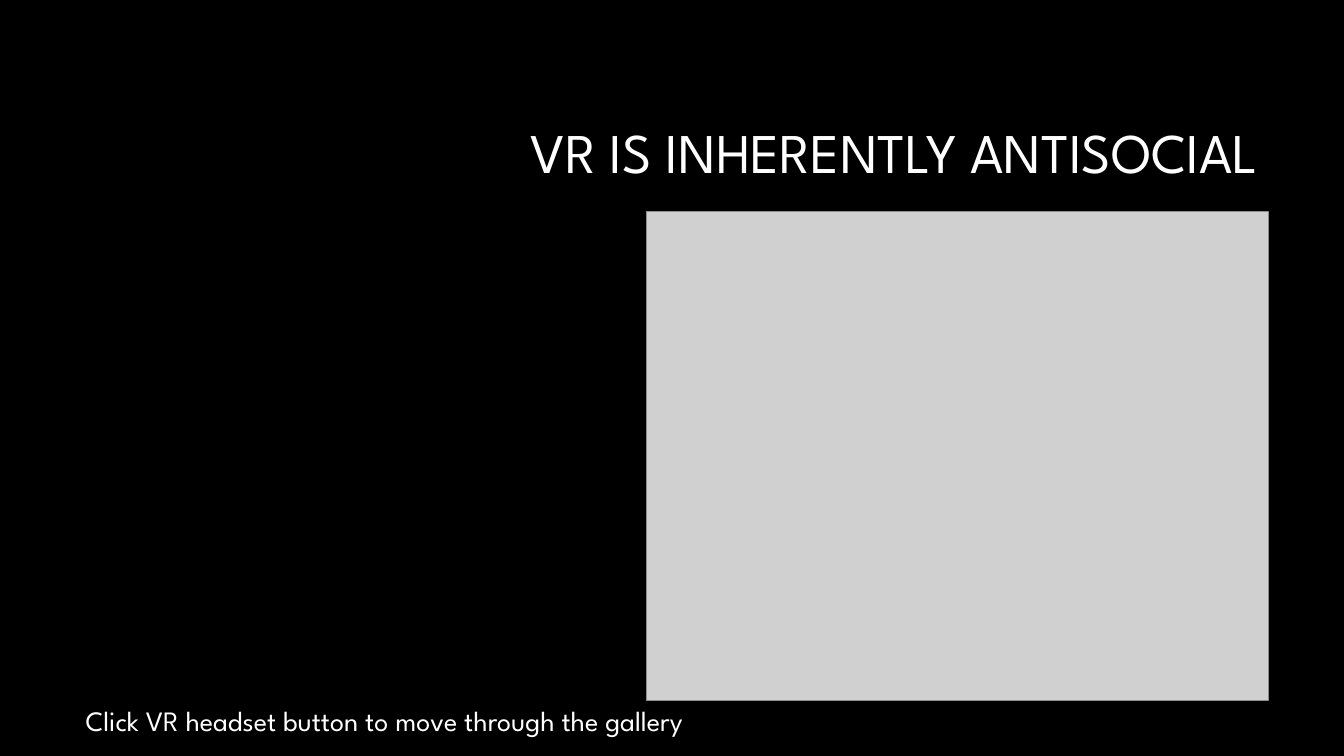
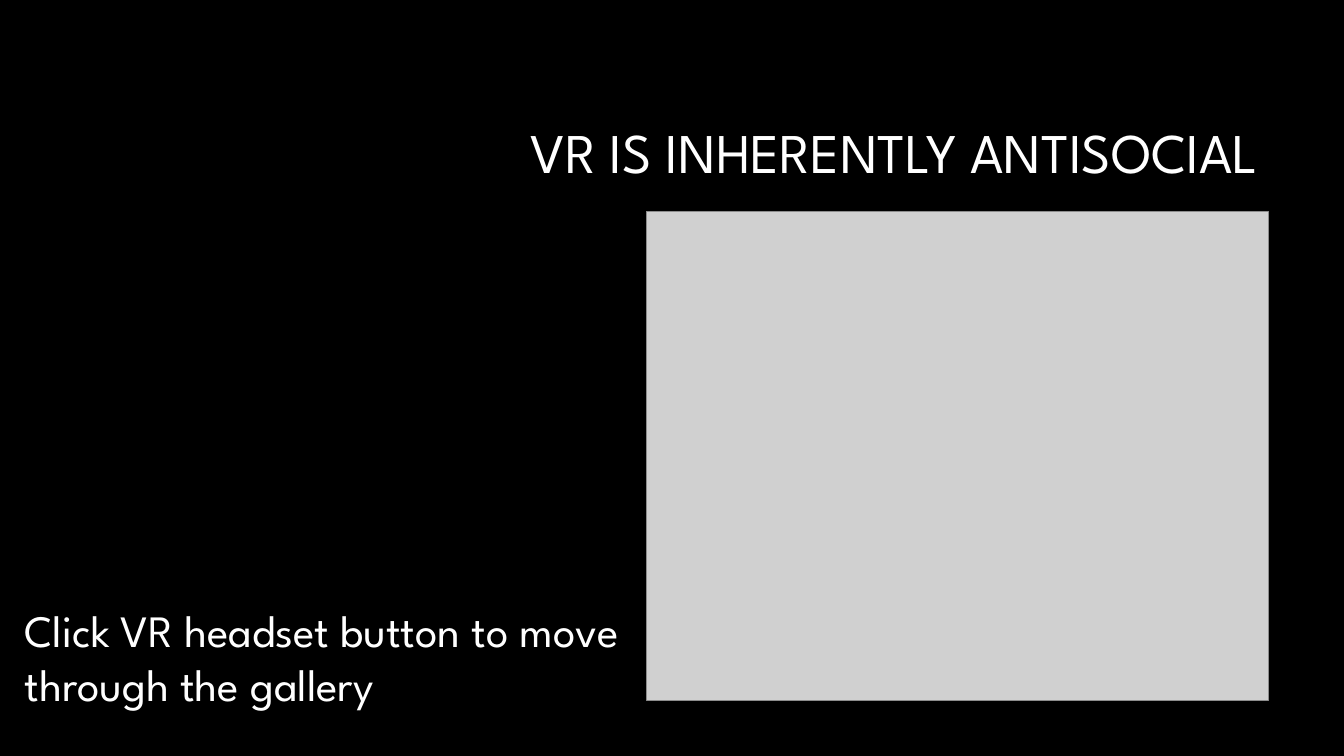
Before and after one commit to Razorblade16/Social-VR-Showcase, a slide deck: slide 2 of Documentation/SOCIAL VR.pptx. Drawn at 1344x756 pixels with LibreOffice and Linux fonts; fonts in the diff are those of the drawing; grey boxes stand for pictures; background and template pictures are left out. Boxes give left, top, right and bottom in pixels: in the first picture for what was removed or moved away, otherwise in the second. Text is boxed around its words. In the diff, an @@ line names an element or a change of style, - is before the commit and + after.

```diff
--- a/Documentation/SOCIAL VR.pptx
+++ b/Documentation/SOCIAL VR.pptx
@@ text "Click VR headset button to ...": place and size @@
-text "Click VR headset button to ..." at [86, 711, 682, 737]
+text "Click VR headset button to ..." at [25, 616, 618, 711]
@@ text "Click VR headset button to ..." at [25, 616, 618, 711]: size 20 to 32 pt @@
```
Also in this commit, not shown: 2 other slides changed, 19 other files.
